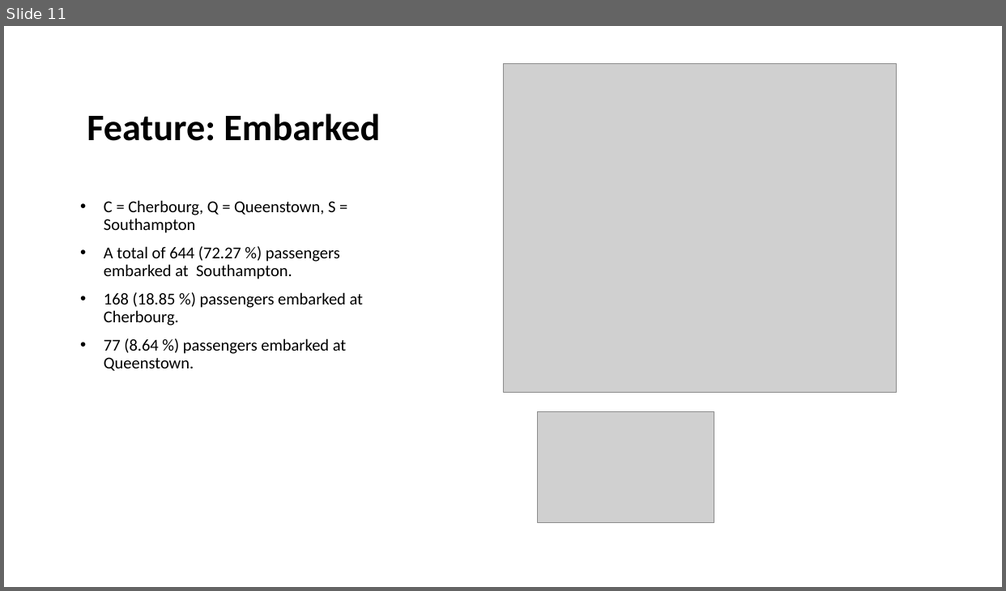
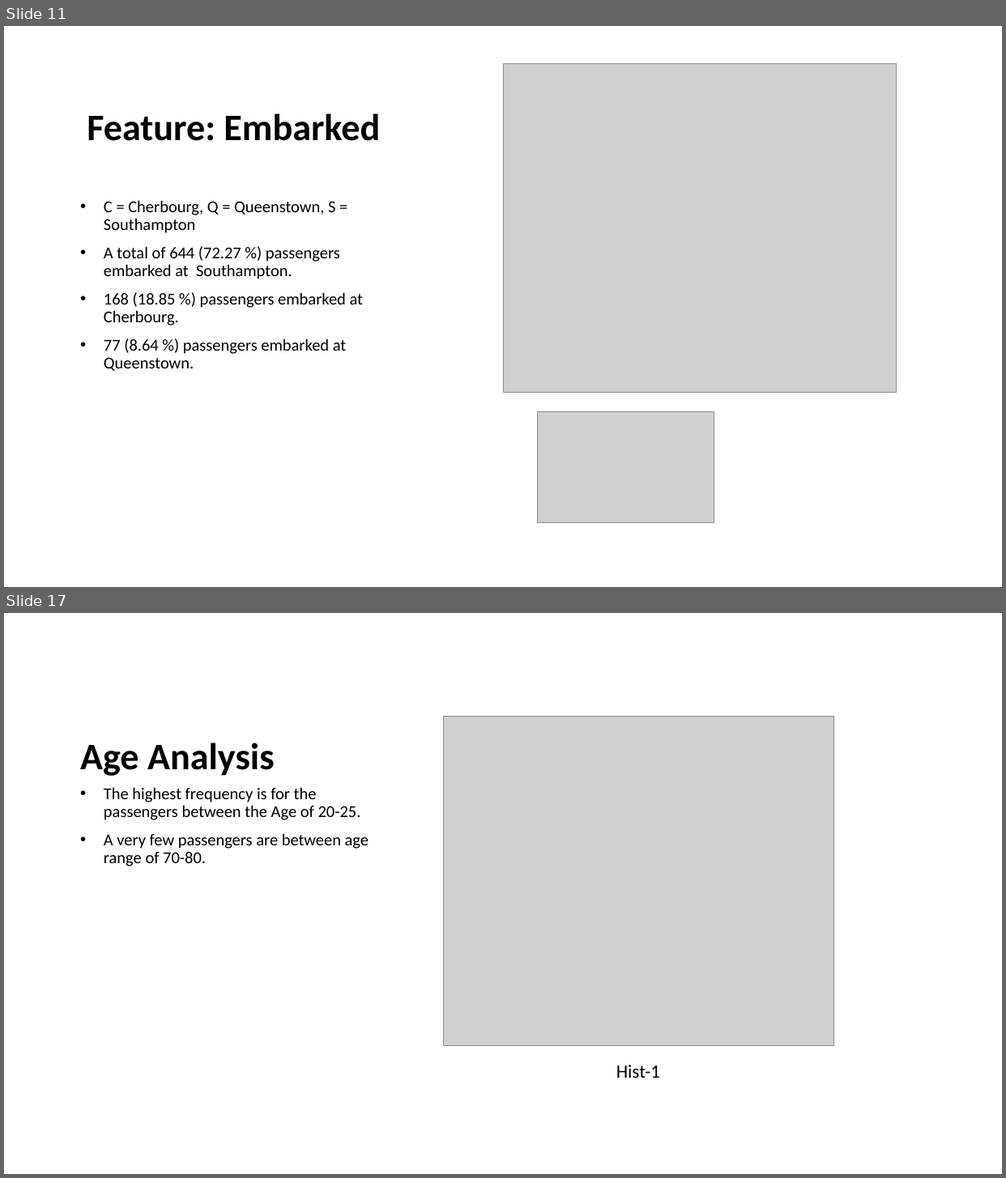
Before and after one commit to Visque/Titanic, a slide deck: ppt.pptm. Shown one above the other, each under a label of ours: slide 11 before the commit, slides 11 and 17 after it; the slides between them are not shown. The pictures are 1006x591 and 1006x1178 pixels, drawn with LibreOffice and Linux fonts; fonts in the diff are those of the drawing; grey boxes stand for pictures. Boxes give left, top, right and bottom in pixels: in the first picture for what was removed or moved away, otherwise in the second. Text is boxed around its words. In the diff, an @@ line names an element or a change of style, - is before the commit and + after.

```diff
--- a/ppt.pptm
+++ b/ppt.pptm
@@ slide 17 added at (4,613,1002,1174), background #FFFFFF @@
@@ picture added at (444,717,834,1046) @@
@@ title added at (80,743,274,776), 36 pt, text #000000, bold @@
+Age Analysis
@@ text added at (104,787,368,867), 16 pt, text #000000 @@
+• The highest frequency is for the passengers between the Age of 20-25.
+• A very few passengers are between age range of 70-80.
@@ text added at (616,1065,660,1078), 18 pt, text #000000 @@
+Hist-1
```
Also in this commit, not shown: 3 slides changed, 11 other slides added, 1 slide removed.
